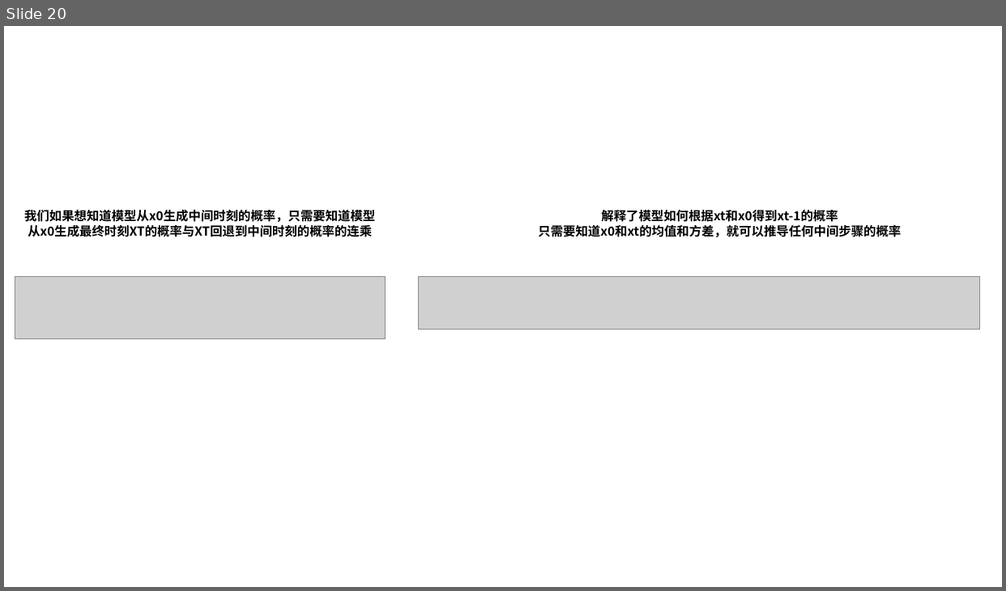
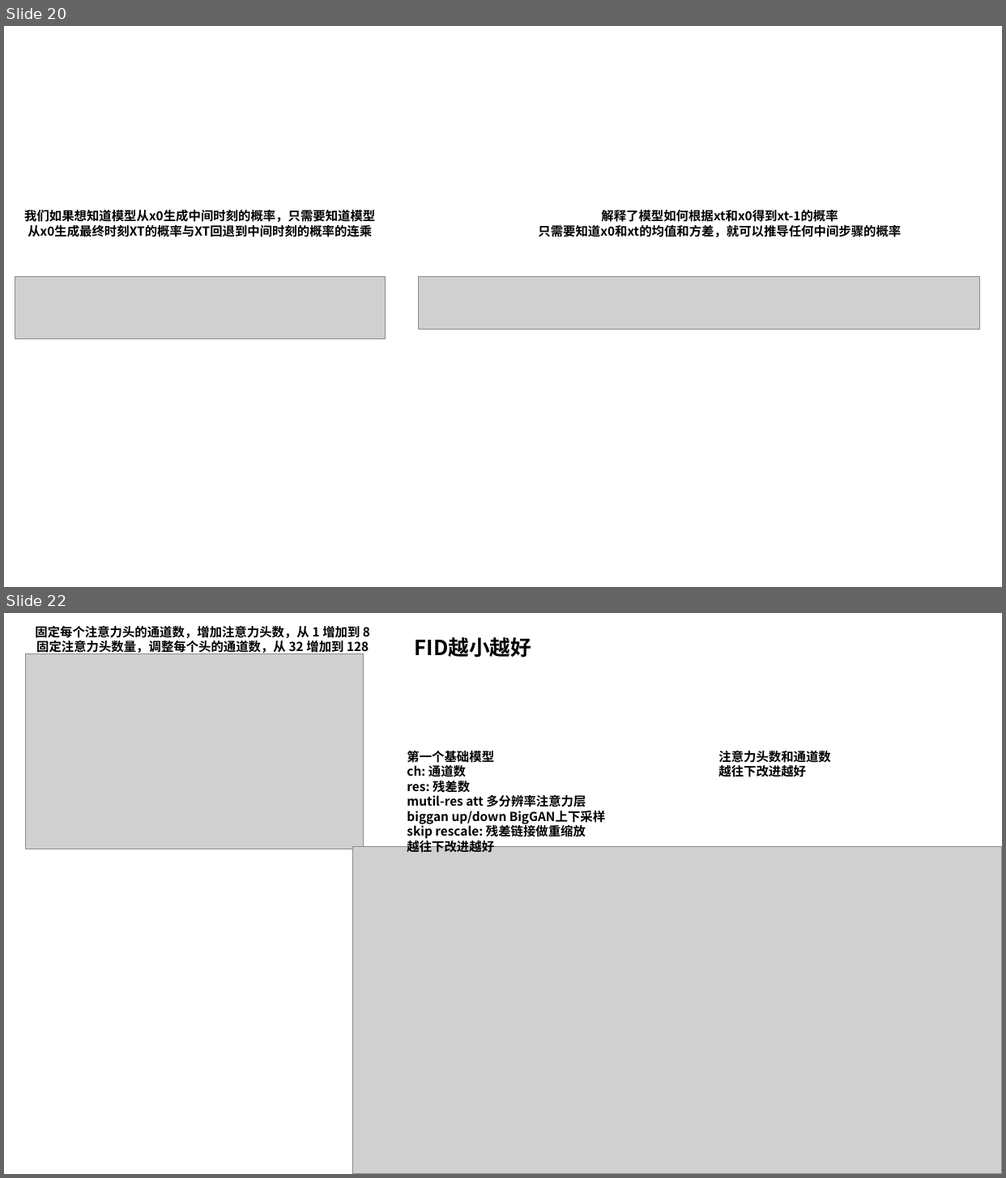
Before and after one commit to Elephant-King9/Paper, a slide deck: Base_Model/GAN+VAE+Diffusion/论文作图.pptx. Shown one above the other, each under a label of ours: slide 20 before the commit, slides 20 and 22 after it; the slides between them are not shown. The pictures are 1006x591 and 1006x1178 pixels, drawn with LibreOffice and Linux fonts; fonts in the diff are those of the drawing; grey boxes stand for pictures. Boxes give left, top, right and bottom in pixels: in the first picture for what was removed or moved away, otherwise in the second. Text is boxed around its words. In the diff, an @@ line names an element or a change of style, - is before the commit and + after.

```diff
--- a/Base_Model/GAN+VAE+Diffusion/论文作图.pptx
+++ b/Base_Model/GAN+VAE+Diffusion/论文作图.pptx
@@ slide 22 added at [4,613,1002,1174], background #FFFFFF @@
@@ text added at [35,625,370,655], 12 pt, text #000000, bold @@
+固定每个注意力头的通道数，增加注意力头数，从 1 增加到 8
+固定注意力头数量，调整每个头的通道数，从 32 增加到 128
@@ picture added at [26,654,364,850] @@
@@ text added at [415,637,532,658], 20 pt, text #000000, bold @@
+FID越小越好
@@ text added at [407,751,605,853], 12 pt, text #000000, bold @@
+第一个基础模型
+ch: 通道数
+res: 残差数
+mutil-res att 多分辨率注意力层
+biggan up/down BigGAN上下采样
+skip rescale: 残差链接做重缩放
+越往下改进越好
@@ text added at [718,751,830,777], 12 pt, text #000000, bold @@
+注意力头数和通道数
+越往下改进越好
@@ picture added at [352,847,1002,1174] @@
```
Also in this commit, not shown: 1 other slide added, 5 other files.
